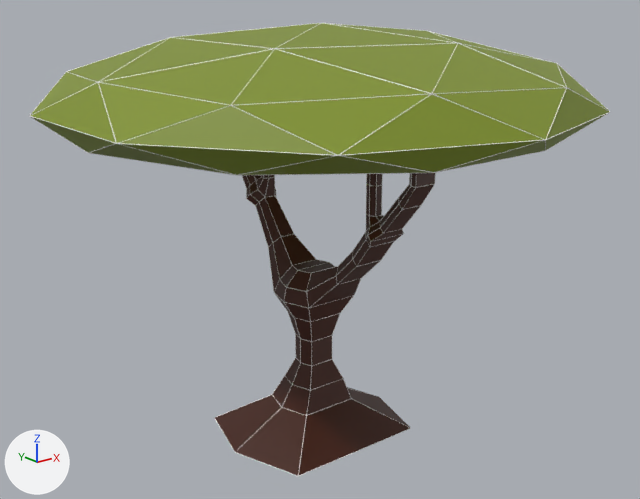
Before and after pictures for a commit that changed the glTF model src/main/webapp/content/assets/models/forest/tree/tree3.glb.
Rendered twice from a 50 mm camera at (-2.62, -3.35, 2.28) aimed at (-0.01, -0.09, 0.98). Every picture has the same lights, and +X, +Y and +Z are marked at lower left. Where no turn or scale is listed for an object, it has been applied to the vertices.
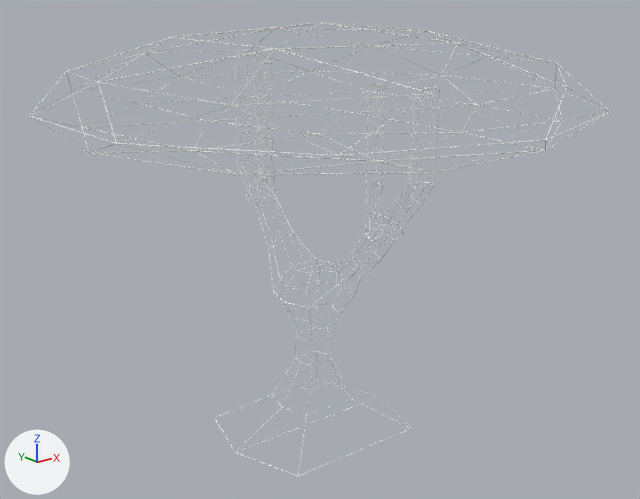
Changed parts and their boxes (x1, y1, x2, y2) in the pictures (640 x 499 px):
'Icosphere.002', deleted (green)
    before: (31, 23, 609, 175)
'Cube.001', deleted (brown)
    before: (215, 173, 435, 475)

What the commit changed:
Object 'Cube.001' (ob_cube_001) is deleted.
Object 'Icosphere.002' (ob_icosphere_002) is deleted.
